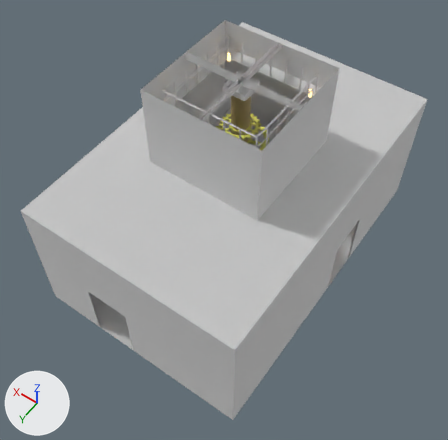
A saved change to the glTF model assets-source/rooms/gear-shaft/staging/gear-shaft.glb.
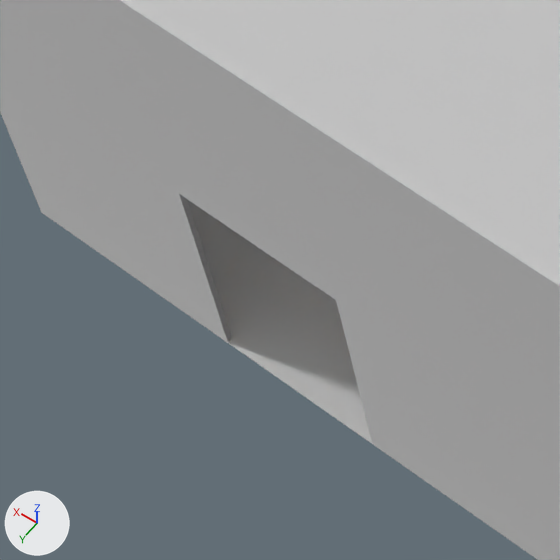
The first picture shows the older version from a camera (50 mm lens) standing at (-8.01, 12.1, 19.82) and looking at (-0.35, 1.37, 2.97). The close-ups show the older and then the newer version on the part from 10% to 40% of the width and 56% to 86% of the height of that picture. Only the edits that show in the close-ups are written down. Lighting does not change. The marker at lower left points along +X, +Y and +Z.

In view in the first close-up: 'gear-shaft'.
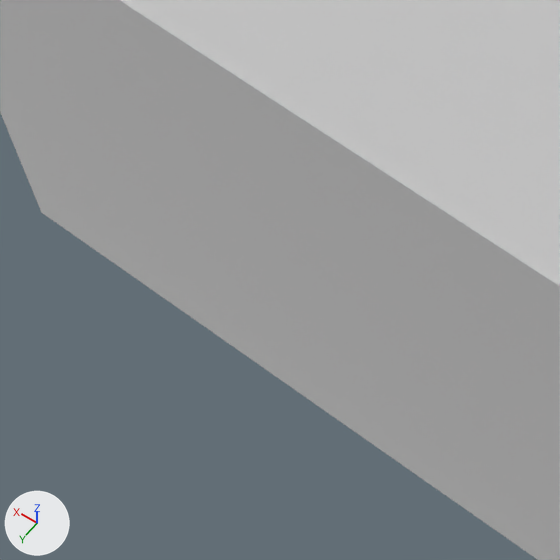
The change in detail:
Mesh me_door_plug_n is new.
It has 28 vertices, 20 faces and spans x 0.2..1.8, y 5.96..6.0, z 0.0..2.4.
Faces by material slot: [2, 18].
It uses material mat_gear_shaft_wallpaper (white #e7e7e7).
It uses material mat_gear_shaft_walnut (white #e7e7e7).
Object 'door-plug-n' (ob_door_plug_n) is new; it shows me_door_plug_n.
Its location is (0.0, 0.0, 0.0).

Where the change shows, as pixel boxes [x1, y1, x2, y2] in the close-ups (560 x 560 px):
'door-plug-n', added: after [180, 195, 372, 443]
    faces in mat_gear_shaft_wallpaper (white #e7e7e7): [180, 195, 358, 387]
    faces in mat_gear_shaft_walnut (white #e7e7e7): [209, 285, 372, 443]
